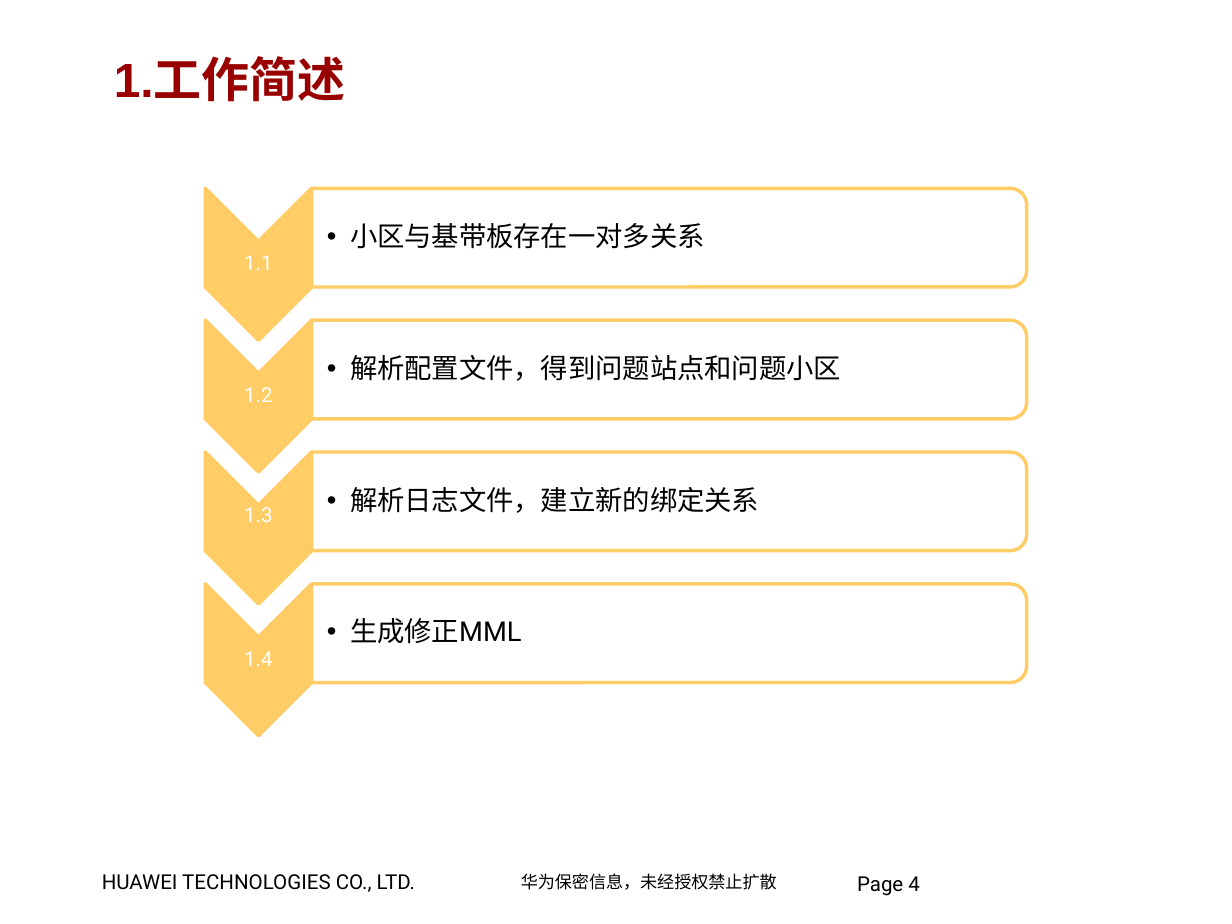
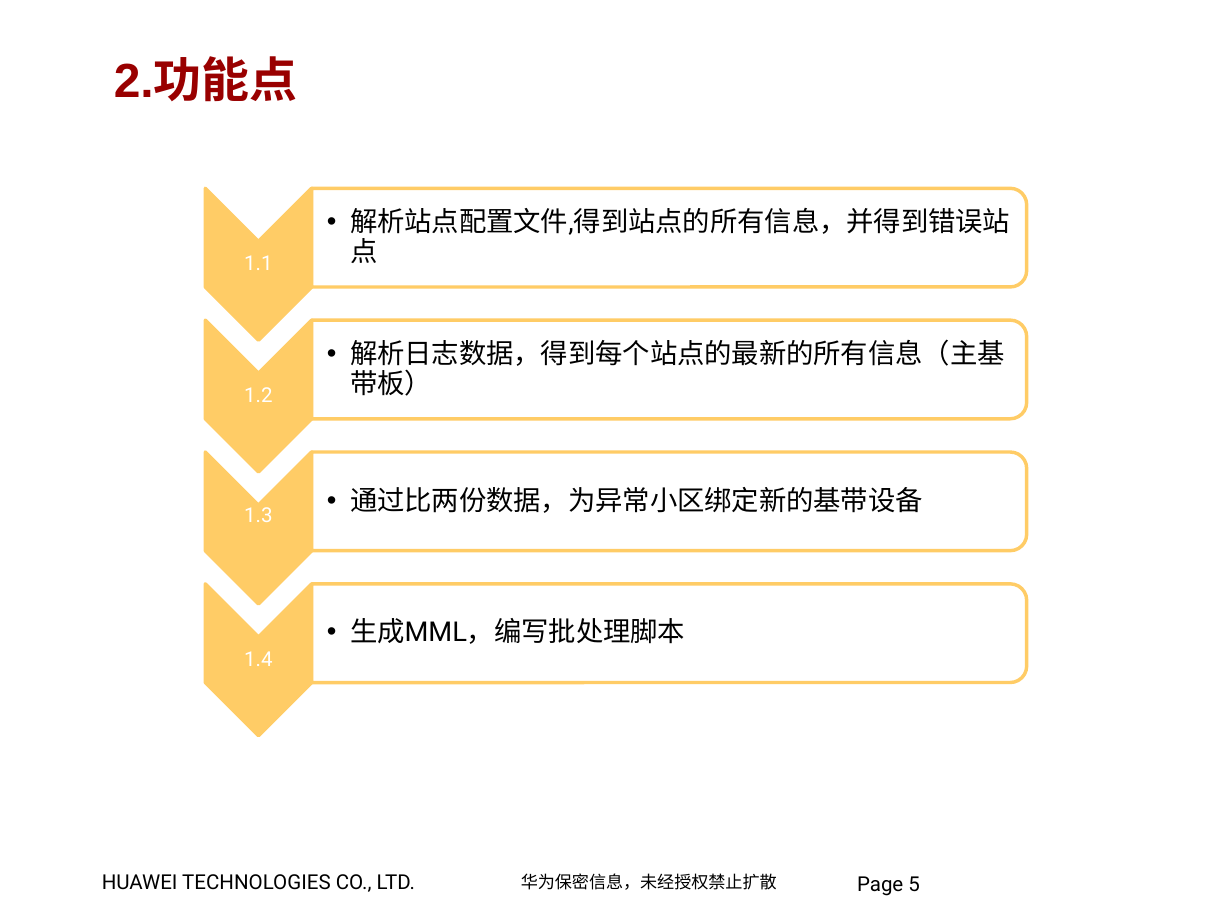
Before and after one commit to jumpjumpdog/Company, a slide deck: slide 5 of LTE产品部实习生转录用答辩模板.pptx (slide 4 before the commit). Drawn at 1232x924 pixels with LibreOffice and Linux fonts; fonts in the diff are those of the drawing; background and template pictures are left out. Boxes give left, top, right and bottom in pixels: in the first picture for what was removed or moved away, otherwise in the second. Text is boxed around its words. In the diff, an @@ line names an element or a change of style, - is before the commit and + after.

```diff
--- a/LTE产品部实习生转录用答辩模板.pptx
+++ b/LTE产品部实习生转录用答辩模板.pptx
@@ text at <box>114,59,297,102</box>: text changed @@
-1.工作简述
+2.功能点
@@ text at <box>350,208,1010,263</box>: text changed @@
-  •• 小区与基带板存在一对多关系
+  •• 解析站点配置文件,得到站点的所有信息，并得到错误站点
@@ text at <box>350,339,1005,396</box>: text changed @@
-  •• 解析配置文件，得到问题站点和问题小区
+  •• 解析日志数据，得到每个站点的最新的所有信息（主基带板）
@@ text at <box>350,487,923,513</box>: text changed @@
-  •• 解析日志文件，建立新的绑定关系
+  •• 通过比两份数据，为异常小区绑定新的基带设备
@@ text at <box>350,618,685,644</box>: text changed @@
-  •• 生成修正MML
+  •• 生成MML，编写批处理脚本
@@ page number at <box>857,876,920,896</box>: text changed @@
-Page 4
+Page 5
```
Also in this commit, not shown: 4 other slides changed, 11 slides added, 3 slides removed, 8 other files.
